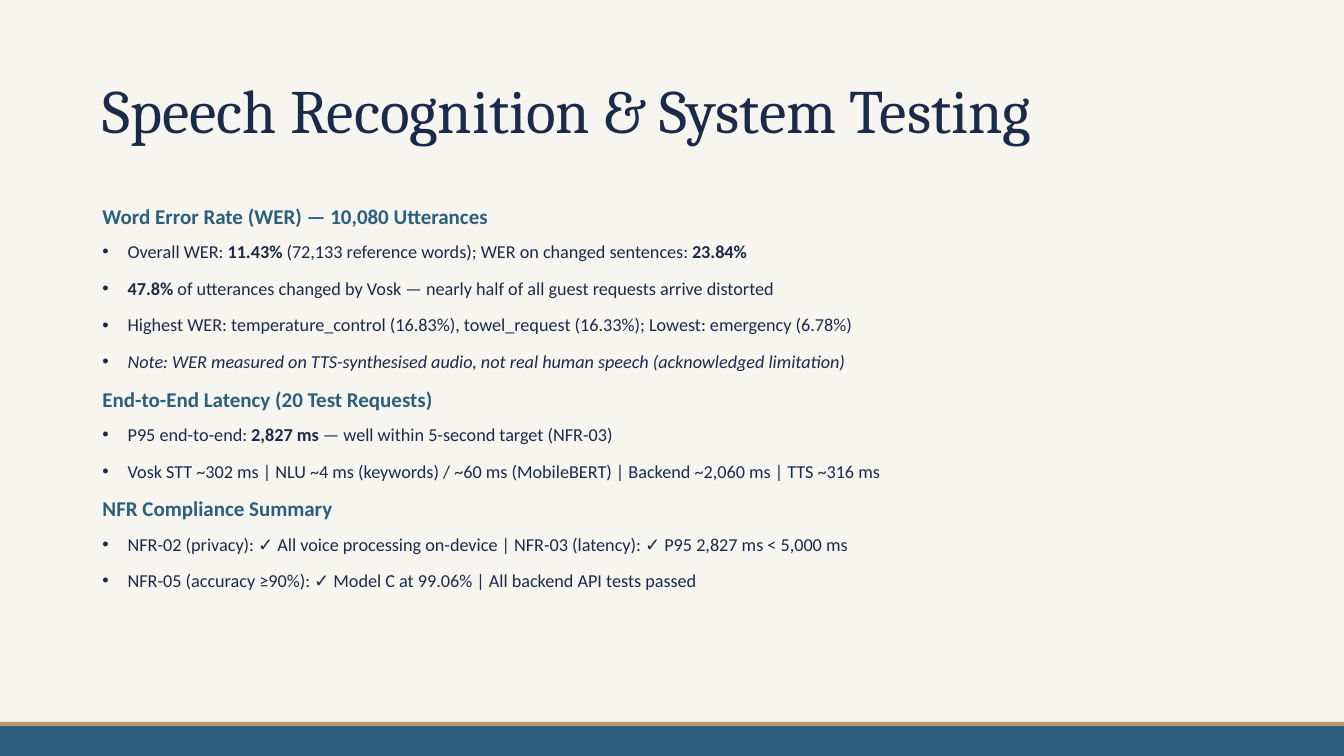
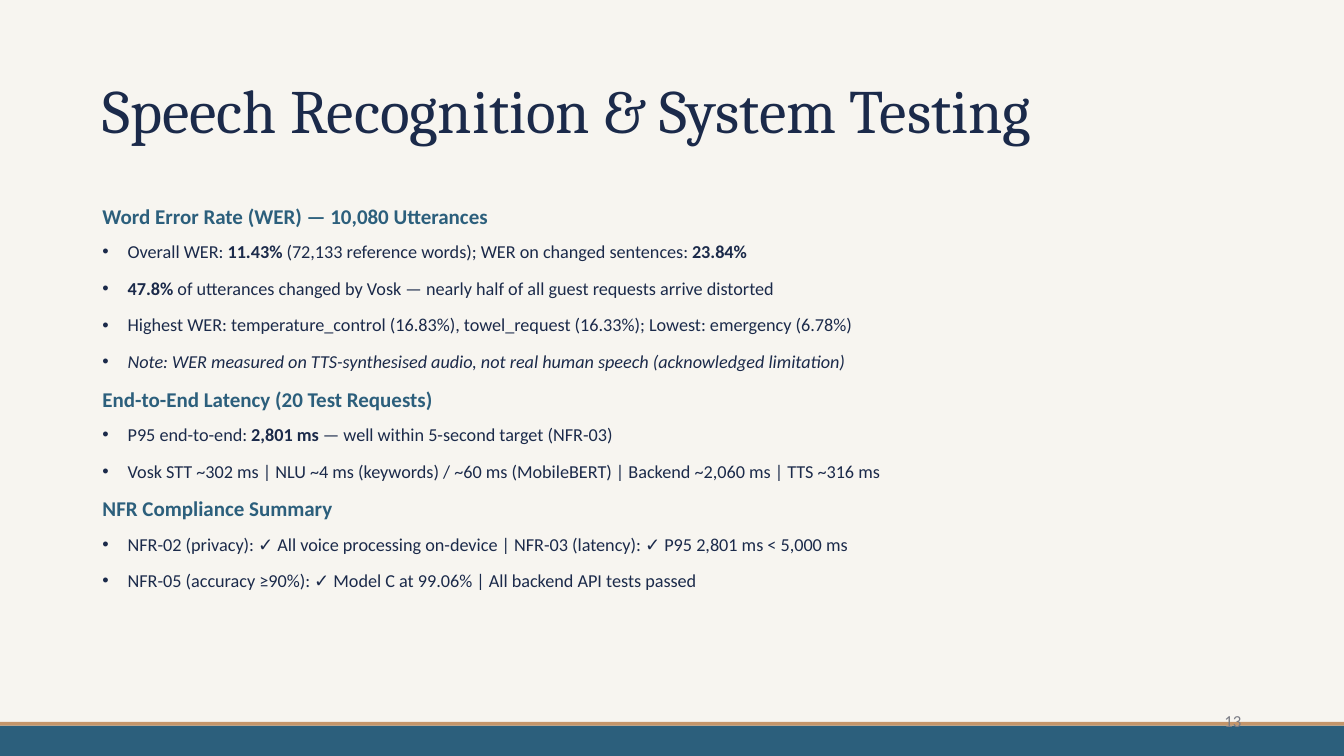
Before and after one commit to mdpw/msc-research, a slide deck: slide 13 of documents/Viva Presentation.pptx (slide 11 before the commit). Drawn at 1344x756 pixels with LibreOffice and Linux fonts; fonts in the diff are those of the drawing. Boxes give left, top, right and bottom in pixels: in the first picture for what was removed or moved away, otherwise in the second. Text is boxed around its words. In the diff, an @@ line names an element or a change of style, - is before the commit and + after.

```diff
--- a/documents/Viva Presentation.pptx
+++ b/documents/Viva Presentation.pptx
@@ text at <box>128,428,613,444</box>: text changed @@
-• P95 end-to-end: 2,827 ms — well within 5-second target (NFR-03)
+• P95 end-to-end: 2,801 ms — well within 5-second target (NFR-03)
@@ text at <box>128,538,848,554</box>: text changed @@
-• NFR-02 (privacy): ✓ All voice processing on-device | NFR-03 (latency): ✓ P95 2,827 ms < 5,000 ms
+• NFR-02 (privacy): ✓ All voice processing on-device | NFR-03 (latency): ✓ P95 2,801 ms < 5,000 ms
@@ page number added at <box>1224,714,1241,732</box>, 12 pt, text #7A7D86 @@
+13
```
Also in this commit, not shown: 12 other slides changed, 4 slides added, 1 slide removed, 1 other file.
